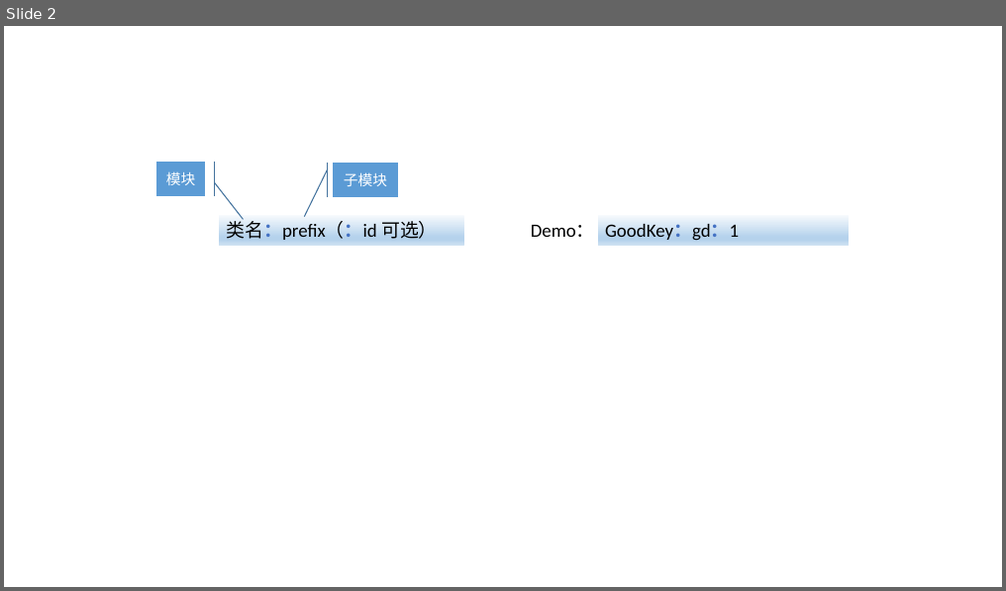
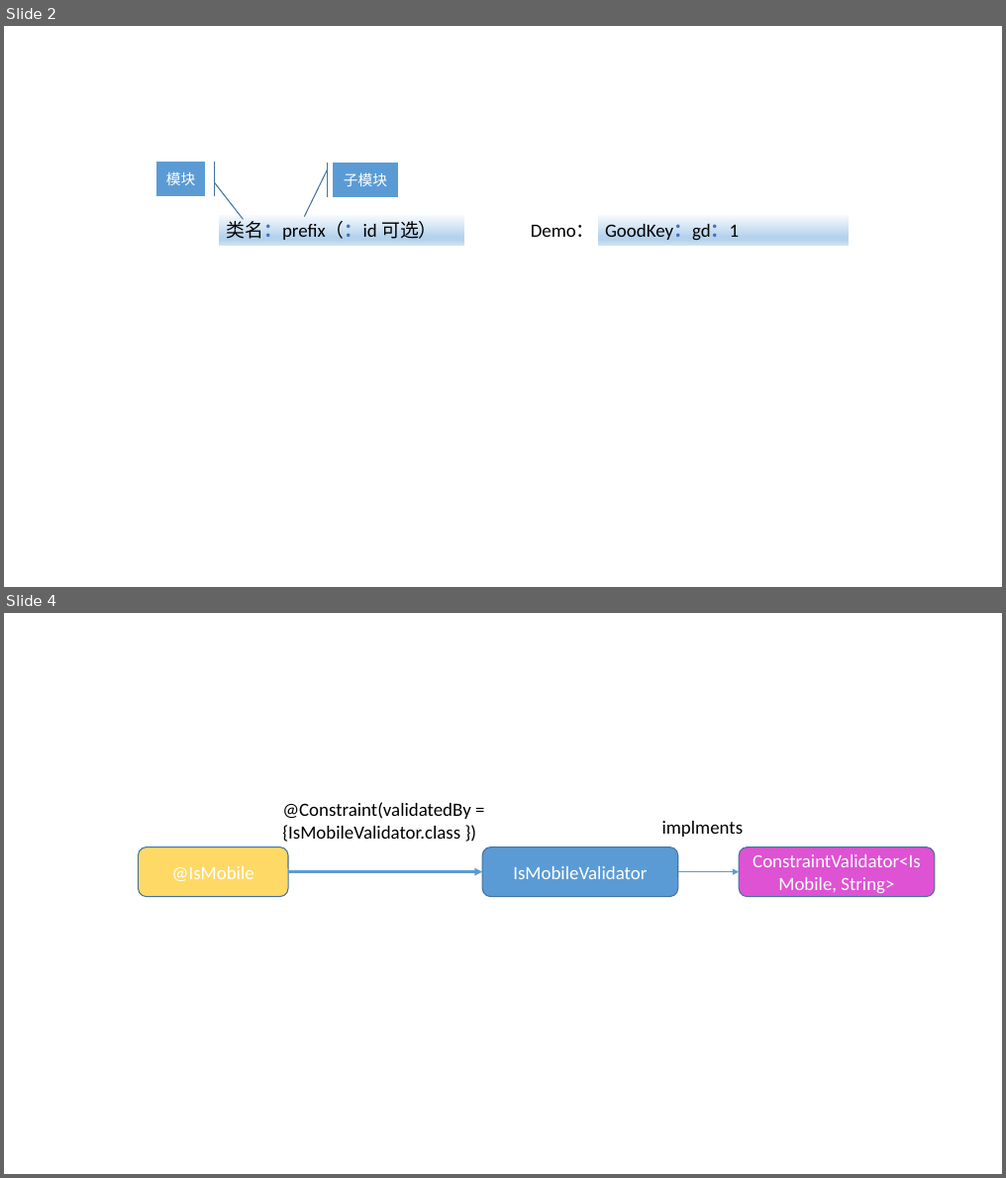
Before and after one commit to OrdinaryYZH/OrdinaryYZH.github.io, a slide deck: source/_posts/private/videos/miaosha/笔记.pptx. Shown one above the other, each under a label of ours: slide 2 before the commit, slides 2 and 4 after it; the slides between them are not shown. The pictures are 1006x591 and 1006x1178 pixels, drawn with LibreOffice and Linux fonts; fonts in the diff are those of the drawing. Boxes give left, top, right and bottom in pixels: in the first picture for what was removed or moved away, otherwise in the second. Text is boxed around its words. In the diff, an @@ line names an element or a change of style, - is before the commit and + after.

```diff
--- a/source/_posts/private/videos/miaosha/笔记.pptx
+++ b/source/_posts/private/videos/miaosha/笔记.pptx
@@ slide 4 added at (4, 613, 1002, 1174), background #FFFFFF @@
@@ text added at (282, 802, 471, 842), 18 pt, text #000000 @@
+@Constraint(validatedBy = {IsMobileValidator.class })
@@ rounded rectangle added at (138, 848, 288, 897), fill #FFD966, outline #43739E 1 pt, 18 pt, text #FFFFFF @@
+@IsMobile
@@ rounded rectangle added at (482, 848, 678, 897), fill #5B9BD5, outline #43739E 1 pt, 18 pt, text #FFFFFF @@
+IsMobileValidator
@@ text added at (662, 821, 744, 837), 18 pt, text #000000 @@
+implments
@@ rounded rectangle added at (740, 848, 935, 897), fill #DE52D4, outline #43739E 1 pt, 18 pt, text #FFFFFF @@
+ConstraintValidator<IsMobile, String>
@@ arrow added from (288, 872) to (482, 872), #5B9BD5 2.5 pt @@
@@ arrow added from (678, 872) to (740, 872), #5B9BD5 1.5 pt @@
```
Also in this commit, not shown: 1 slide changed, 1 other file.
